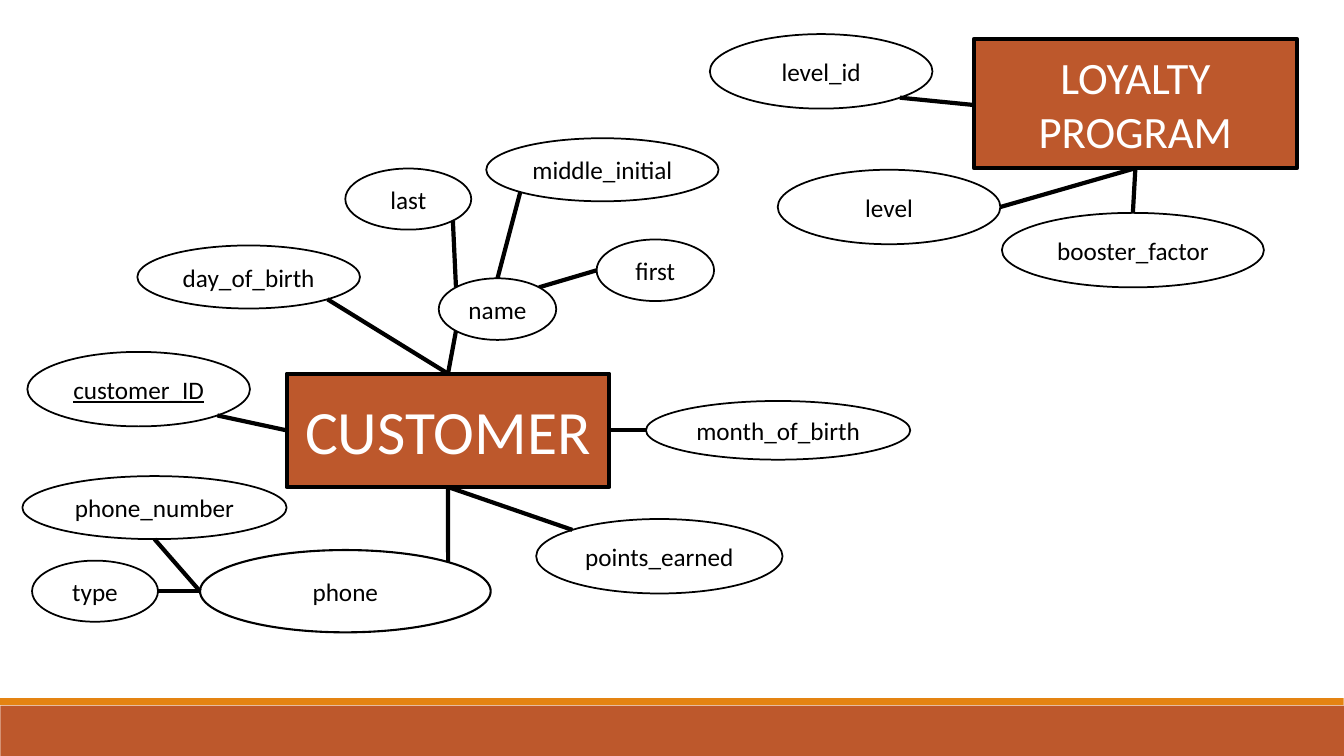
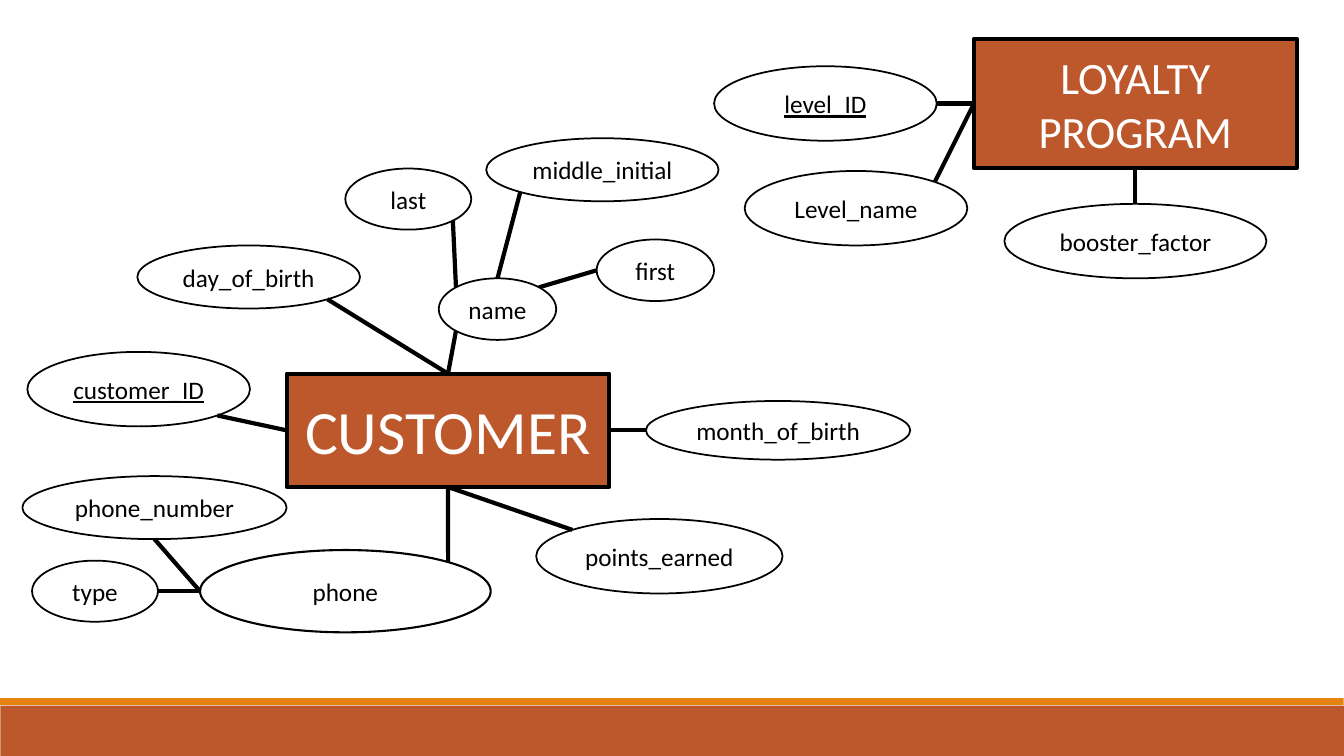
Before and after one commit to cnecciai/BoutiqueCoffee, a slide deck: slide 5 of Phase I/ER Model.pptx. Drawn at 1344x756 pixels with LibreOffice and Linux fonts; fonts in the diff are those of the drawing. Boxes give left, top, right and bottom in pixels: in the first picture for what was removed or moved away, otherwise in the second. Text is boxed around its words. In the diff, an @@ line names an element or a change of style, - is before the commit and + after.

```diff
--- a/Phase I/ER Model.pptx
+++ b/Phase I/ER Model.pptx
@@ ellipse "level_ID": place and size @@
-ellipse "level_ID" at (710,34,933,109)
+ellipse "level_ID" at (714,67,937,141)
@@ text in ellipse at (784,95,866,118): text changed @@
-level_id
+level_ID
@@ line moved from (1000, 207) - (1135, 168) to (935, 181) - (974, 104) @@
@@ line moved from (900, 98) - (974, 105) to (937, 104) - (974, 104) @@
@@ ellipse "Level_name": place and size @@
-ellipse "Level_name" at (778,169,1001,244)
+ellipse "Level_name" at (745,171,968,246)
@@ line moved from (1135, 168) - (1133, 213) to (1135, 168) - (1135, 204) @@
@@ text in ellipse at (794,200,917,222): text changed @@
-level
+Level_name
@@ ellipse "booster_factor": place and size @@
-ellipse "booster_factor" at (1002,213,1264,287)
+ellipse "booster_factor" at (1004,204,1266,278)
```
Also in this commit, not shown: 3 other slides changed, 4 other files.
